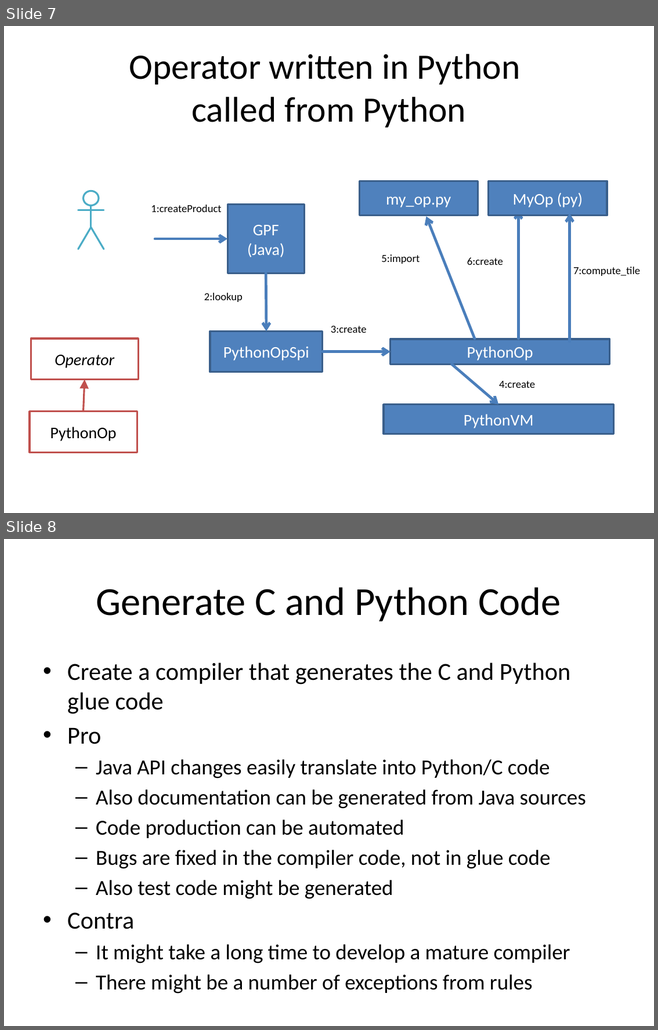
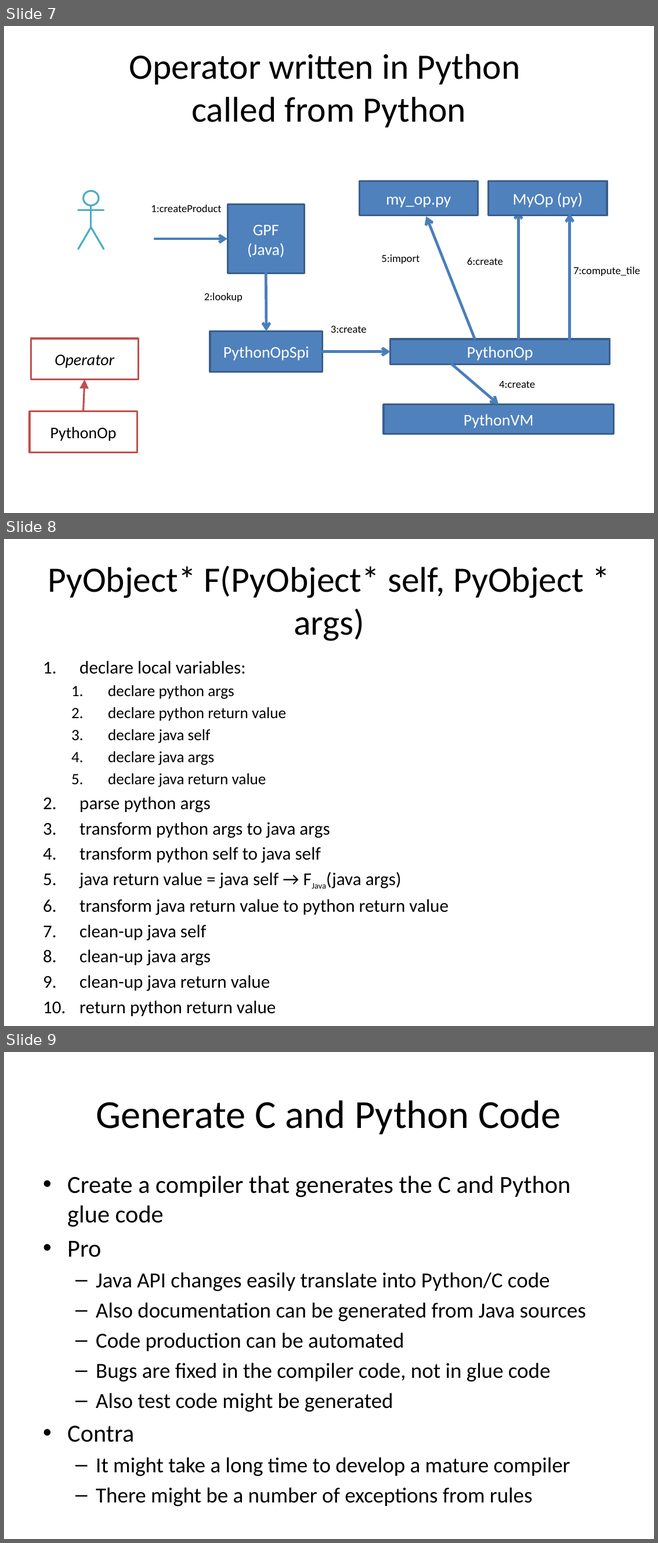
Before and after one commit to bcdev/beam-extapi, a slide deck: docs/beam-extapi.pptx. Shown one above the other, each under a label of ours: slides 7 and 8 before the commit, slides 7, 8 and 9 after it. The pictures are 658x1030 and 658x1543 pixels, drawn with LibreOffice and Linux fonts; fonts in the diff are those of the drawing. Boxes give left, top, right and bottom in pixels: in the first picture for what was removed or moved away, otherwise in the second. Text is boxed around its words. In the diff, an @@ line names an element or a change of style, - is before the commit and + after.

Commit message:
added slide about type transformations

```diff
--- a/docs/beam-extapi.pptx
+++ b/docs/beam-extapi.pptx
@@ slide 8 added at (4,539,654,1026), background #FFFFFF @@
@@ title added at (48,566,583,641), 39.6 pt, text #000000 @@
+PyObject* F(PyObject* self, PyObject * args)
@@ text added at (79,661,448,1016), 20 pt, text #000000 @@
+1. declare local variables:
+  1. declare python args
+  2. declare python return value
+  3. declare java self
+  4. declare java args
+  5. declare java return value
+2. parse python args
+3. transform python args to java args
+4. transform python self to java self
+5. java return value = java self → FJava(java args)
+6. transform java return value to python return value
+7. clean-up java self
+8. clean-up java args
+9. clean-up java return value
+10. return python return value
@@ what was slide 8 is now slide 9 @@
```
Also in this commit, not shown: 1 other slide added.
